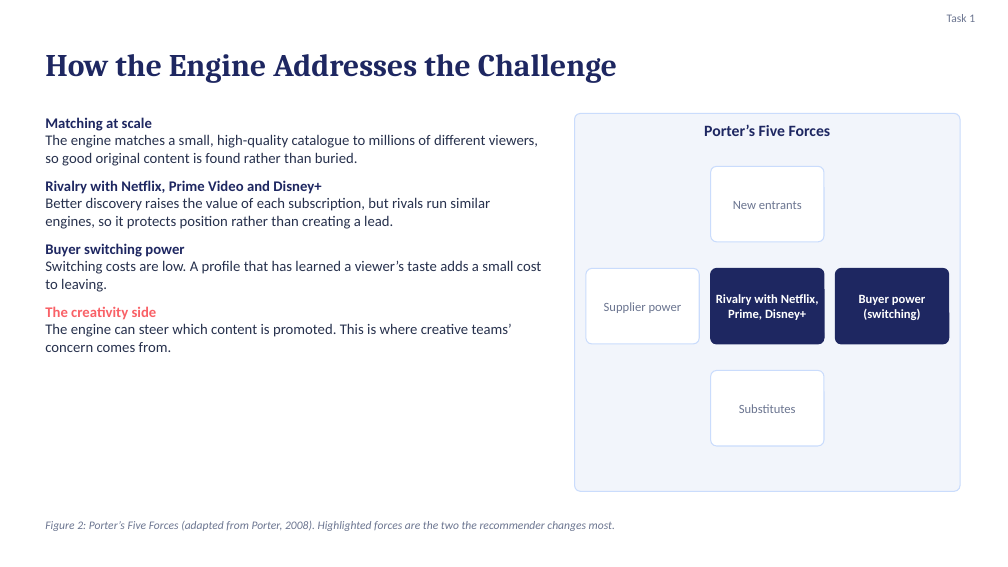
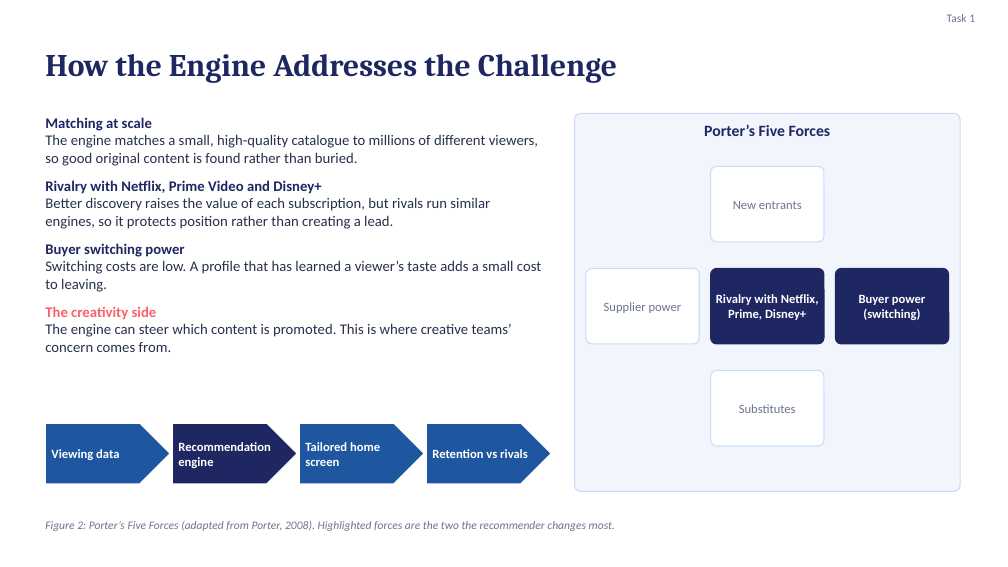
Before and after one commit to karanrg22-svg/skill, a slide deck: slide 4 of Earning-the-Signal_revised.pptx. Drawn at 1008x567 pixels with LibreOffice and Linux fonts; fonts in the diff are those of the drawing. Boxes give left, top, right and bottom in pixels: in the first picture for what was removed or moved away, otherwise in the second. Text is boxed around its words. In the diff, an @@ line names an element or a change of style, - is before the commit and + after.

```diff
--- a/Earning-the-Signal_revised.pptx
+++ b/Earning-the-Signal_revised.pptx
@@ pentagon arrow added at (x1=45, y1=423, x2=170, y2=484), fill #1E56A0, outline #FFFFFF 1 pt @@
@@ text added at (x1=51, y1=449, x2=119, y2=460), 12 pt, text #FFFFFF, bold @@
+Viewing data
@@ pentagon arrow added at (x1=172, y1=423, x2=297, y2=484), fill #1E2761, outline #FFFFFF 1 pt @@
@@ text added at (x1=178, y1=442, x2=270, y2=468), 12 pt, text #FFFFFF, bold @@
+Recommendation engine
@@ pentagon arrow added at (x1=299, y1=423, x2=424, y2=484), fill #1E56A0, outline #FFFFFF 1 pt @@
@@ text added at (x1=305, y1=442, x2=380, y2=466), 12 pt, text #FFFFFF, bold @@
+Tailored home screen
@@ pentagon arrow added at (x1=426, y1=423, x2=551, y2=484), fill #1E56A0, outline #FFFFFF 1 pt @@
@@ text added at (x1=432, y1=449, x2=528, y2=458), 12 pt, text #FFFFFF, bold @@
+Retention vs rivals
```
Also in this commit, not shown: 2 other slides changed.
